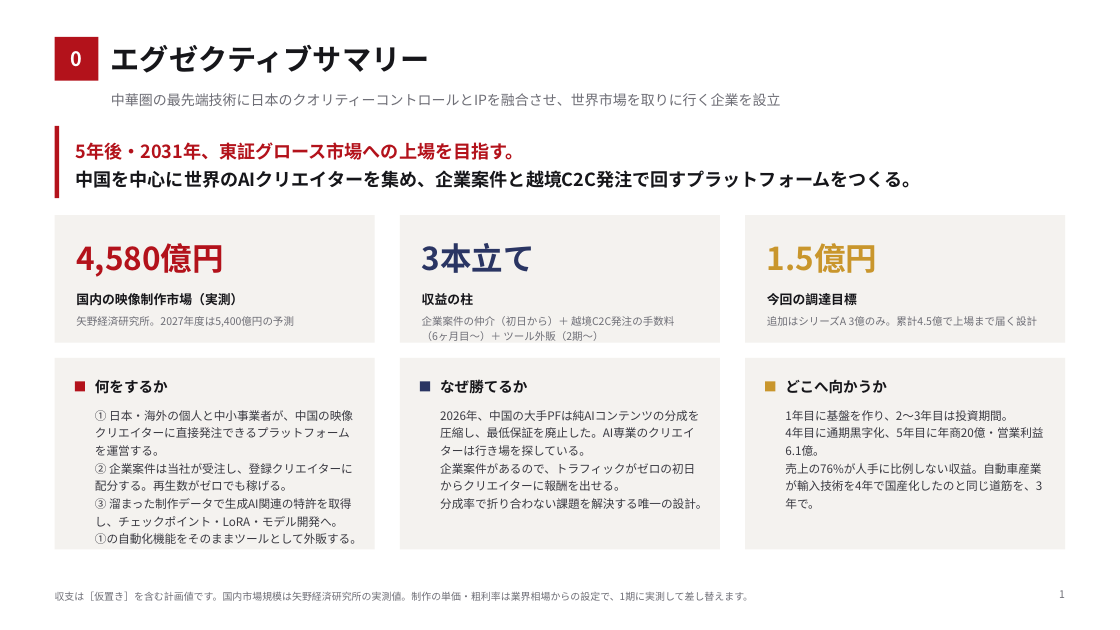
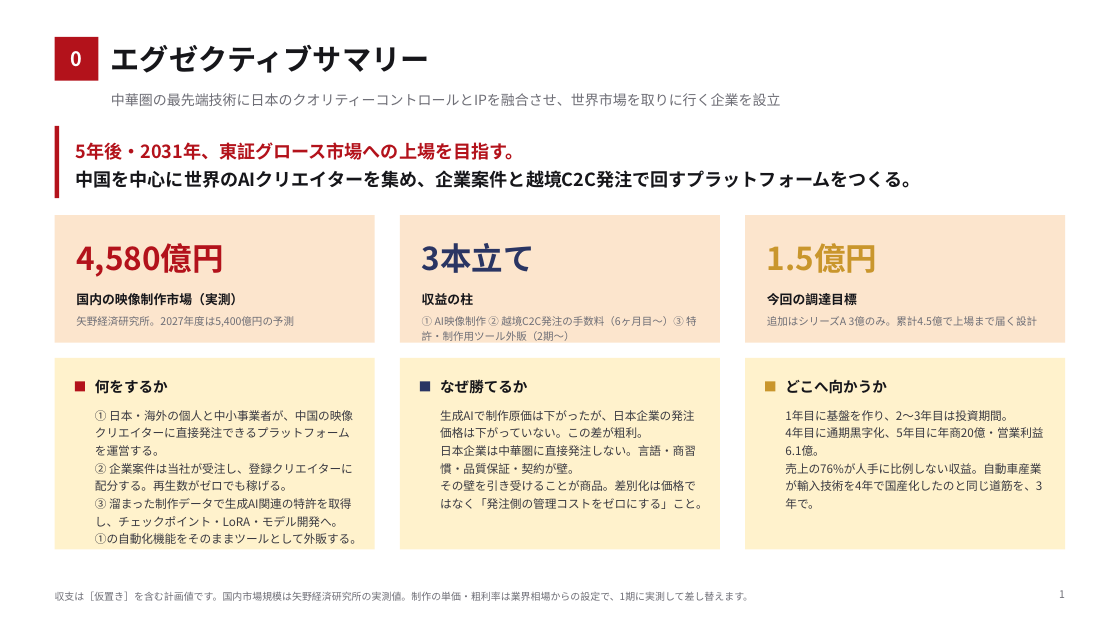
Before and after one commit to bpn333333/test, a slide deck: slide 2 of 投資家向け企画書.pptx. Drawn at 1120x630 pixels with LibreOffice and Linux fonts; fonts in the diff are those of the drawing. Boxes give left, top, right and bottom in pixels: in the first picture for what was removed or moved away, otherwise in the second. Text is boxed around its words. In the diff, an @@ line names an element or a change of style, - is before the commit and + after.

```diff
--- a/投資家向け企画書.pptx
+++ b/投資家向け企画書.pptx
@@ fill #F4F2EF to #FCE5CD in 3 elements at [55,215,375,343], [400,215,720,343], [745,215,1065,343] @@
@@ text at [422,316,697,341]: text changed @@
-企業案件の仲介（初日から）＋ 越境C2C発注の手数料（6ヶ月目〜）＋ ツール外販（2期〜）
+① AI映像制作 ② 越境C2C発注の手数料（6ヶ月目〜）③ 特許・制作用ツール外販（2期〜）
@@ fill #F4F2EF to #FFF2CC in 3 elements at [55,358,375,549], [400,358,720,549], [745,358,1065,549] @@
@@ text at [440,410,708,509]: text changed @@
-2026年、中国の大手PFは純AIコンテンツの分成を圧縮し、最低保証を廃止した。AI専業のクリエイターは行き場を探している。
-企業案件があるので、トラフィックがゼロの初日からクリエイターに報酬を出せる。
-分成率で折り合わない課題を解決する唯一の設計。
+生成AIで制作原価は下がったが、日本企業の発注価格は下がっていない。この差が粗利。
+日本企業は中華圏に直接発注しない。言語・商習慣・品質保証・契約が壁。
+その壁を引き受けることが商品。差別化は価格ではなく「発注側の管理コストをゼロにする」こと。
```
Also in this commit, not shown: 19 other slides changed, 3 other files.
